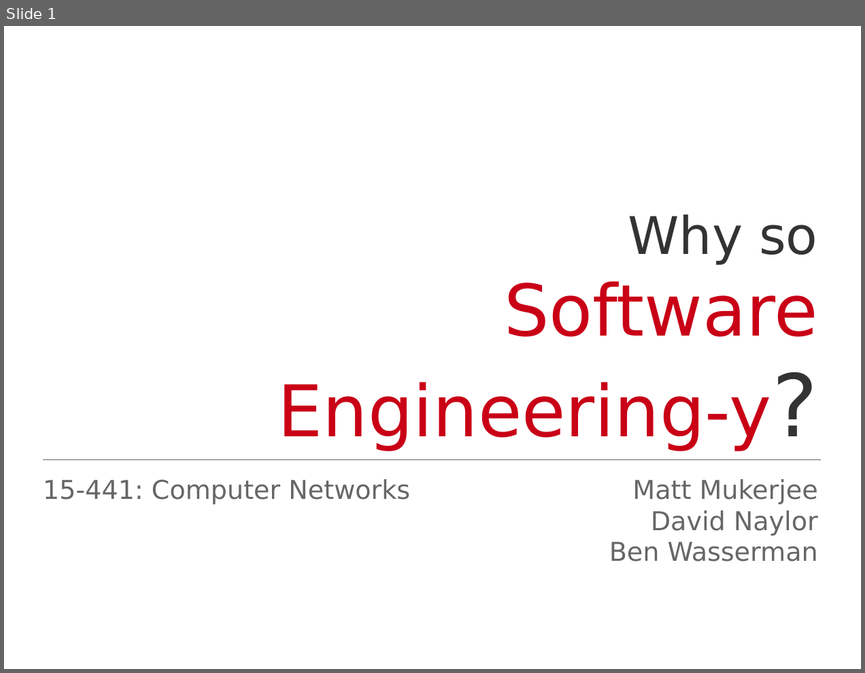
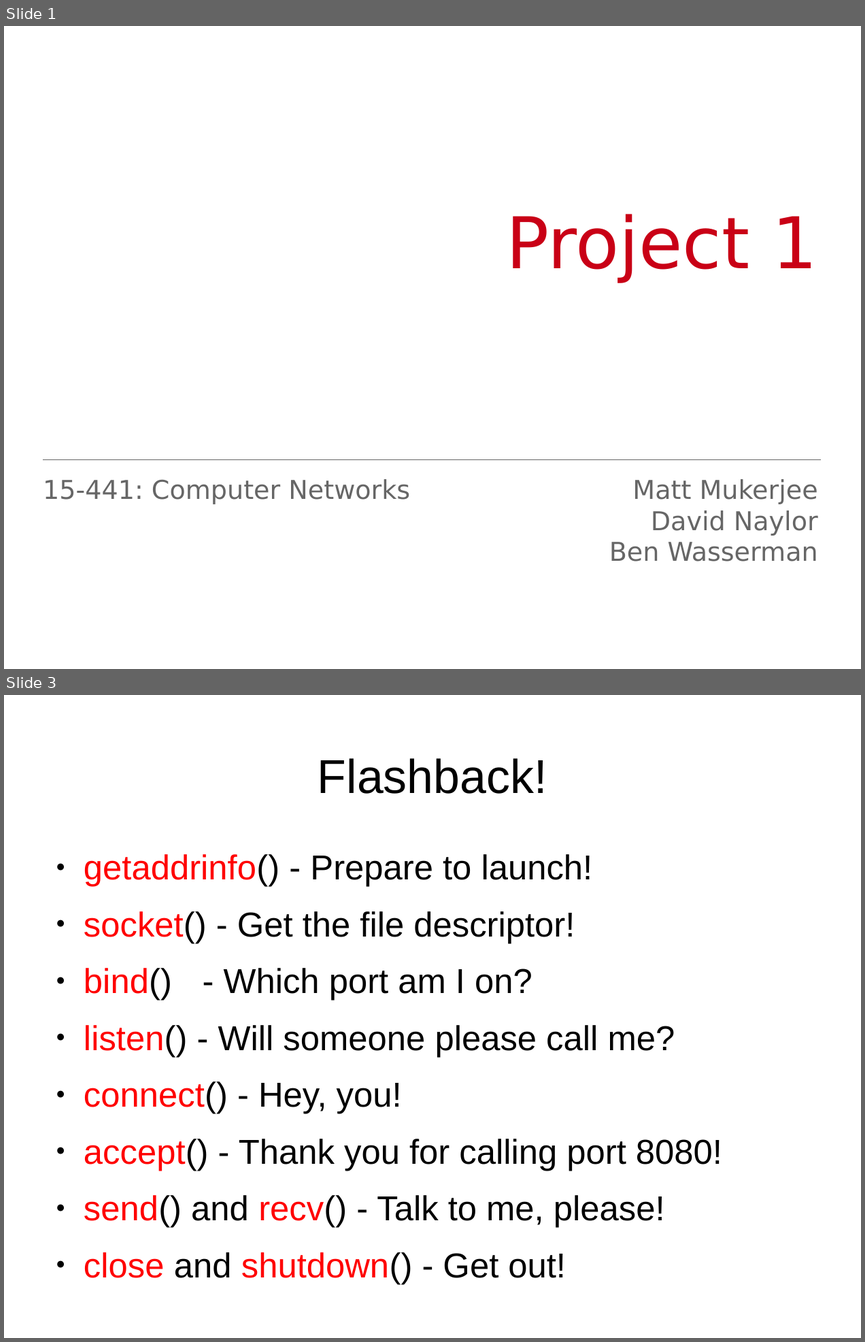
Before and after one commit to Jarvishappy/15-441-Recitation-Sessions, a slide deck: recitation2/src/recitation2.odp. Shown one above the other, each under a label of ours: slide 1 before the commit, slides 1 and 3 after it; the slides between them are not shown. The pictures are 865x673 and 865x1342 pixels, drawn with LibreOffice and Linux fonts; fonts in the diff are those of the drawing. Boxes give left, top, right and bottom in pixels: in the first picture for what was removed or moved away, otherwise in the second. Text is boxed around its words. In the diff, an @@ line names an element or a change of style, - is before the commit and + after.

```diff
--- a/recitation2/src/recitation2.odp
+++ b/recitation2/src/recitation2.odp
@@ slide 3 added at (x1=4, y1=695, x2=861, y2=1338), background #FFFFFF @@
@@ title added at (x1=317, y1=758, x2=547, y2=794), 44 pt, text #000000 @@
+Flashback!
@@ text added at (x1=84, y1=854, x2=722, y2=1284), 32 pt, text #000000 @@
+● getaddrinfo() - Prepare to launch!
+● socket() - Get the file descriptor!
+● bind() - Which port am I on?
+● listen() - Will someone please call me?
+● connect() - Hey, you!
+● accept() - Thank you for calling port 8080!
+● send() and recv() - Talk to me, please!
+● close and shutdown() - Get out!
@@ slide 1 changed as well @@
@@ subtitle at (x1=506, y1=214, x2=818, y2=282): text changed @@
-Why so
-Software Engineering-y?
+Project 1
```
Also in this commit, not shown: 21 other slides added, 38 slides removed, 11 other files.
